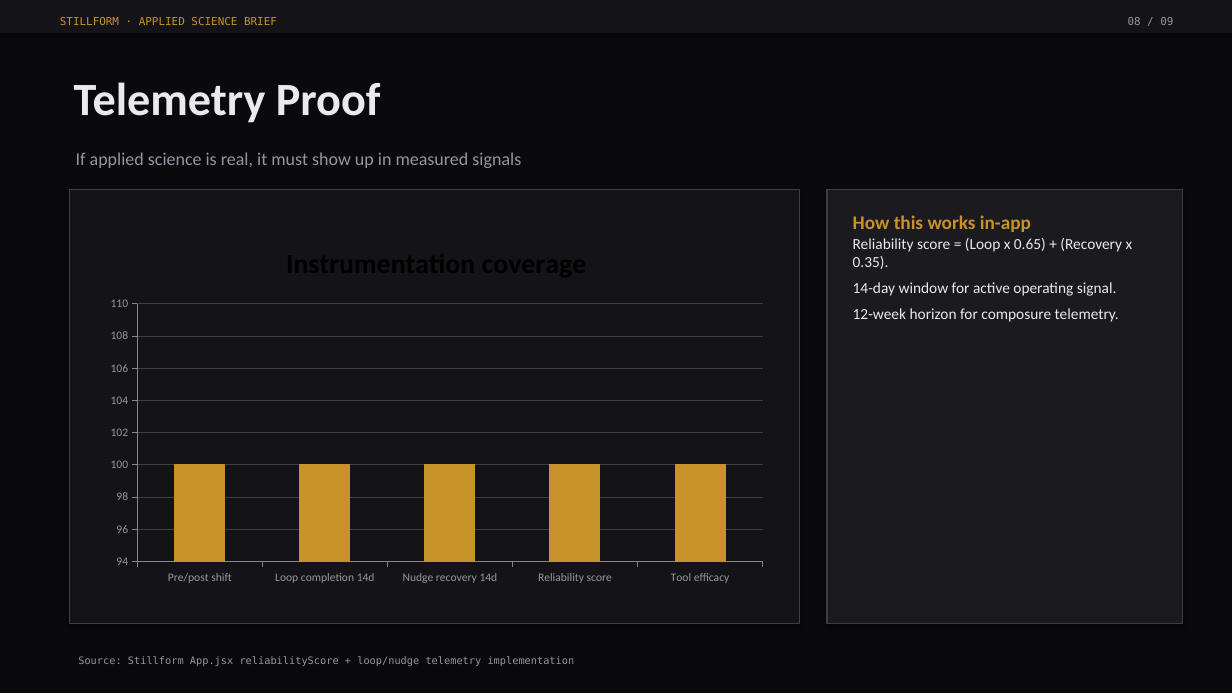
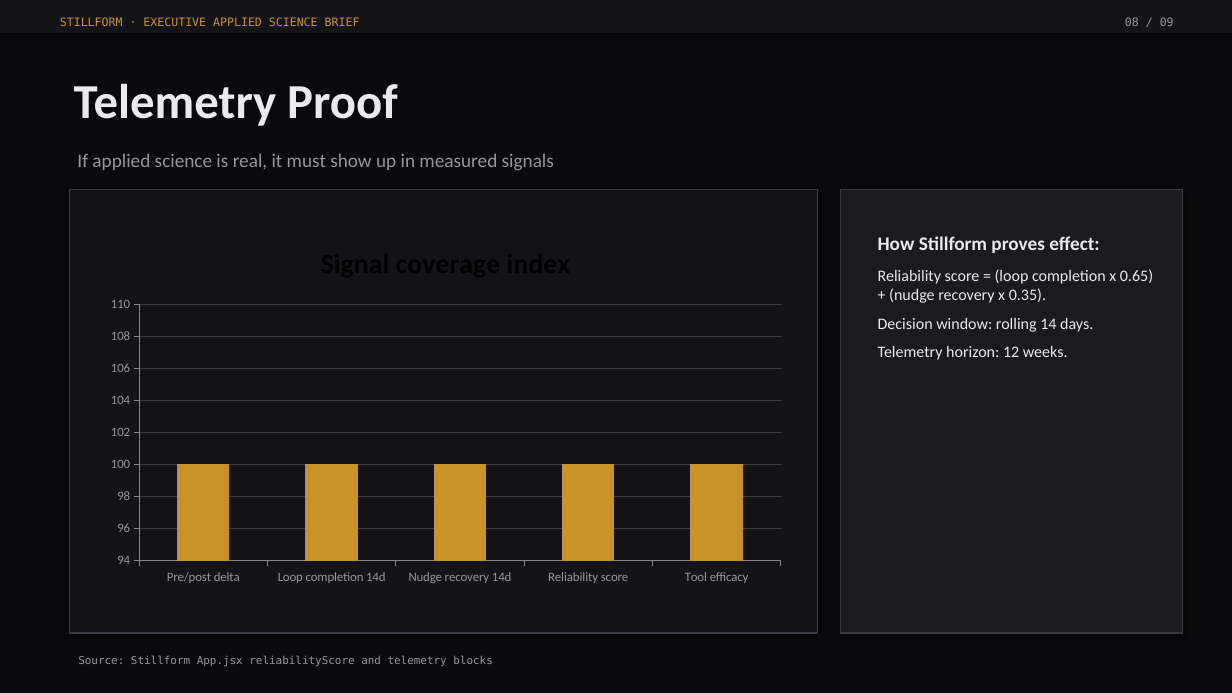
Before and after one commit to EmberEnterprises/Stillform, a slide deck: slide 8 of public/Stillform_Executive_Deck.pptx. Drawn at 1232x693 pixels with LibreOffice and Linux fonts; fonts in the diff are those of the drawing. Boxes give left, top, right and bottom in pixels: in the first picture for what was removed or moved away, otherwise in the second. Text is boxed around its words. In the diff, an @@ line names an element or a change of style, - is before the commit and + after.

```diff
--- a/public/Stillform_Executive_Deck.pptx
+++ b/public/Stillform_Executive_Deck.pptx
@@ text at <box>60,17,360,26</box>: text changed; size 8.5 to 9 pt @@
-STILLFORM · APPLIED SCIENCE BRIEF
+STILLFORM · EXECUTIVE APPLIED SCIENCE BRIEF
@@ text "08 / 09" at <box>1125,17,1174,26</box>: size 8.5 to 9 pt @@
@@ text "Telemetry Proof" at <box>74,83,398,126</box>: size 36 to 38 pt @@
@@ text "If applied science is real, ..." at <box>77,153,554,170</box>: size 14 to 15 pt @@
@@ rectangle: place and size @@
-rectangle at <box>69,189,799,624</box>
+rectangle at <box>69,189,818,633</box>
@@ rectangle at <box>69,189,818,633</box>: outline #3D3E47 0.9 pt to #3A3A42 1 pt @@
@@ rectangle at <box>841,189,1183,633</box>: outline #3D3E47 0.9 pt to #3A3A42 1 pt @@
@@ rectangle: place and size @@
-rectangle at <box>827,189,1183,624</box>
+rectangle at <box>841,189,1183,633</box>
@@ column chart at <box>97,226,795,592</box> @@
@@ title "Instrumentation coverage" to "Signal coverage index" @@
-categories: Pre/post shift, Loop completion 14d, Nudge recovery 14d, Reliability score, Tool efficacy
+categories: Pre/post delta, Loop completion 14d, Nudge recovery 14d, Reliability score, Tool efficacy
-Instrumentation coverage: 100, 100, 100, 100, 100
+Signal coverage index: 100, 100, 100, 100, 100
@@ category axis changed @@
@@ value axis changed @@
@@ column chart: place and size @@
-column chart at <box>97,226,776,592</box>
+column chart at <box>97,226,795,592</box>
@@ text at <box>878,236,1153,360</box>: text changed; size 12 to 12.5 pt @@
-How this works in-app
-Reliability score = (Loop x 0.65) + (Recovery x 0.35).
-14-day window for active operating signal.
-12-week horizon for composure telemetry.
+How Stillform proves effect:
+Reliability score = (loop completion x 0.65) + (nudge recovery x 0.35).
+Decision window: rolling 14 days.
+Telemetry horizon: 12 weeks.
@@ text at <box>78,656,492,666</box>: text changed; size 8 to 8.5 pt @@
-Source: Stillform App.jsx reliabilityScore + loop/nudge telemetry implementation
+Source: Stillform App.jsx reliabilityScore and telemetry blocks
```
Also in this commit, not shown: 5 other slides changed, 3 slides added, 3 slides removed, 2 other files.
